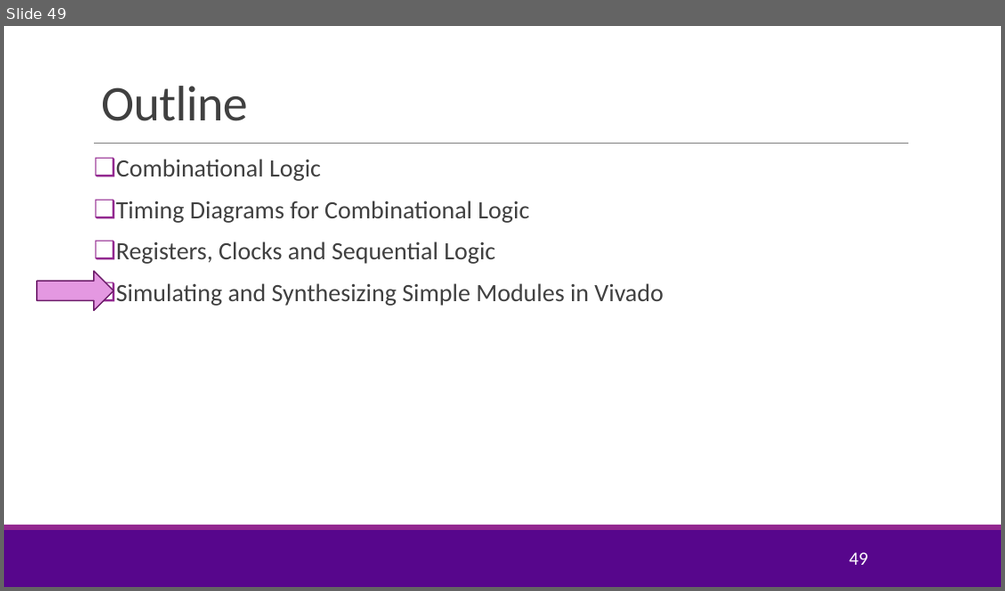
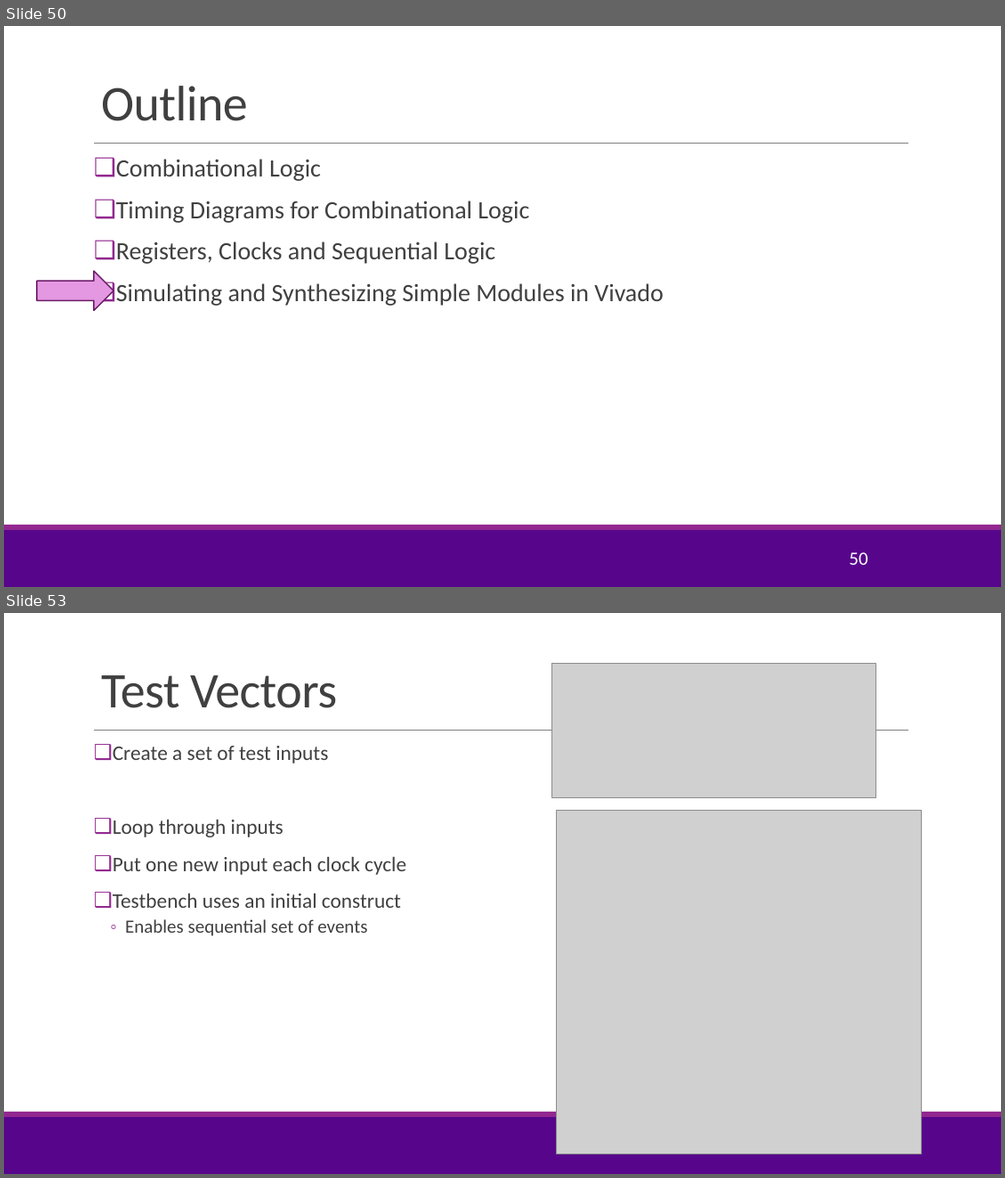
Before and after one commit to sdrangan/hwdesign, a slide deck: units/unit01_basic_logic/basic_logic.pptx. Shown one above the other, each under a label of ours: slide 49 before the commit, slides 50 and 53 after it; the slides between them are not shown. The pictures are 1005x591 and 1005x1178 pixels, drawn with LibreOffice and Linux fonts; fonts in the diff are those of the drawing; grey boxes stand for pictures; background and template pictures are left out. Boxes give left, top, right and bottom in pixels: in the first picture for what was removed or moved away, otherwise in the second. Text is boxed around its words. In the diff, an @@ line names an element or a change of style, - is before the commit and + after.

```diff
--- a/units/unit01_basic_logic/basic_logic.pptx
+++ b/units/unit01_basic_logic/basic_logic.pptx
@@ slide 53 added at [4, 613, 1001, 1174], background #FFFFFF; not listed: 3 template elements that a slide beside it also shows @@
@@ picture added at [551, 663, 875, 798] @@
@@ title added at [101, 675, 337, 708], 48 pt, text #404040 @@
+Test Vectors
@@ text added at [113, 746, 406, 936], 20 pt, text #404040 @@
+❑ Create a set of test inputs
+❑ Loop through inputs
+❑ Put one new input each clock cycle
+❑ Testbench uses an initial construct
+  ◦ Enables sequential set of events
@@ picture added at [557, 810, 922, 1153] @@
@@ page number added at [849, 1153, 867, 1157], 18 pt, text #FFFFFF @@
+53
@@ what was slide 49 is now slide 50 @@
@@ page number at [849, 552, 867, 564]: text changed @@
-49
+50
```
Also in this commit, not shown: 6 slides changed, 9 other slides added, 14 other files.
